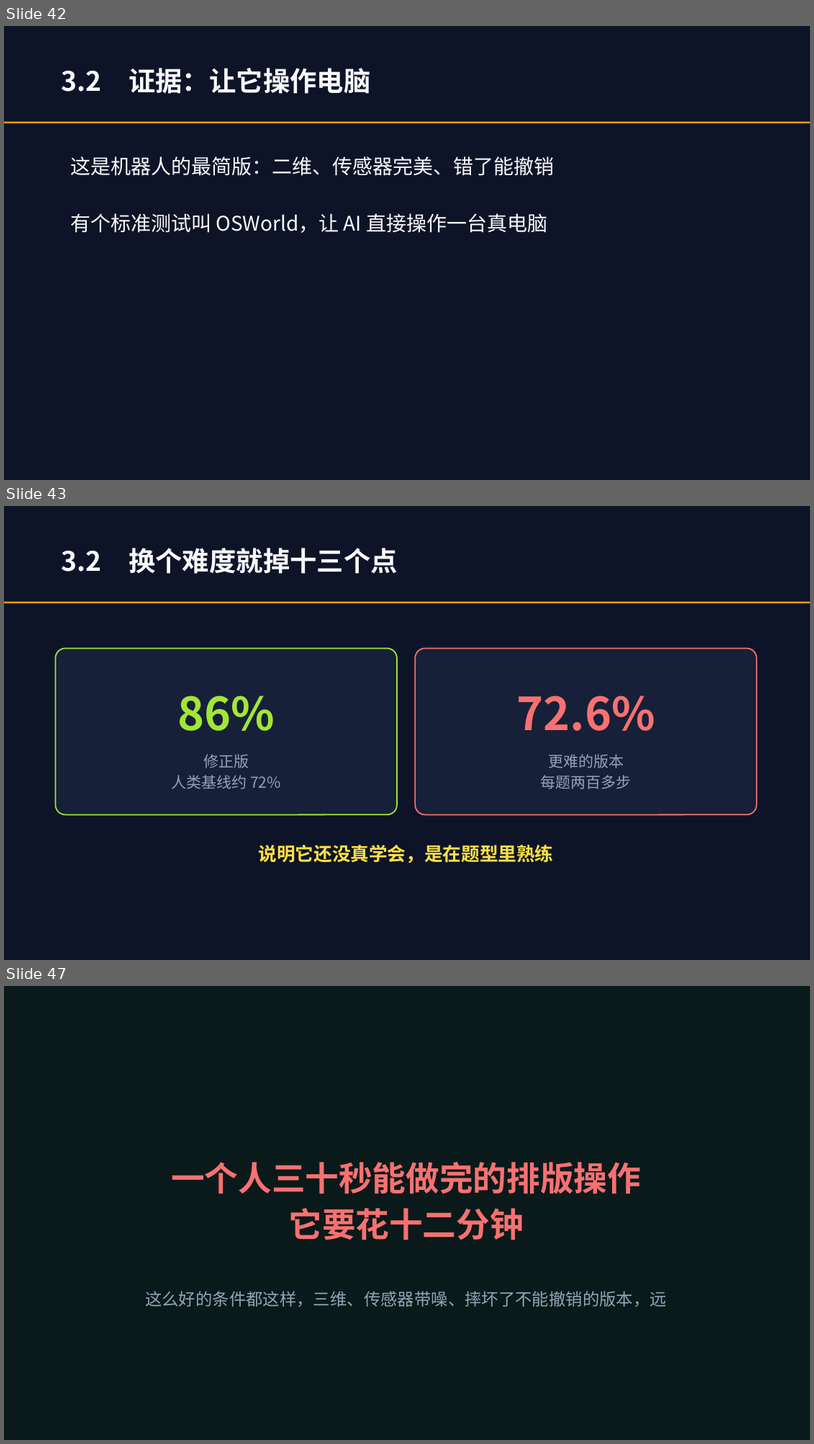
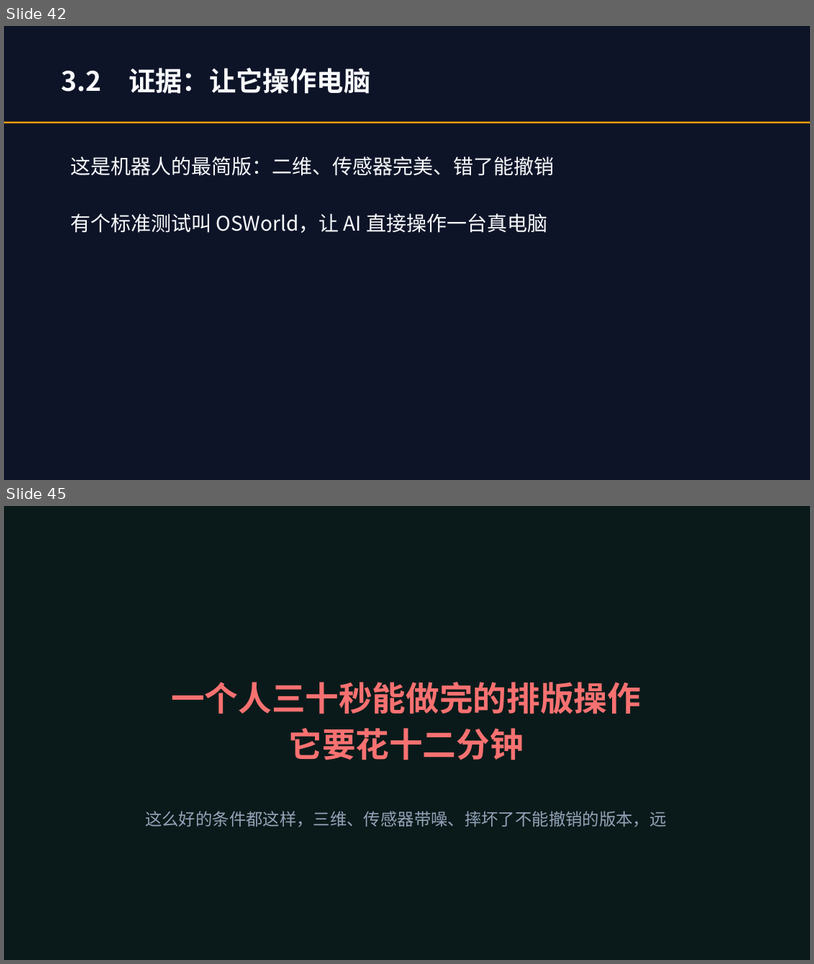
Before and after one commit to lmxxf/ai-theorys-study, a slide deck: wechat/curriculum/智能通识课.pptx. Shown one above the other, each under a label of ours: slides 42, 43 and 47 before the commit, slides 42 and 45 after it; the slides between them are not shown. The pictures are 814x1444 and 814x964 pixels, drawn with LibreOffice and Linux fonts; fonts in the diff are those of the drawing. Boxes give left, top, right and bottom in pixels: in the first picture for what was removed or moved away, otherwise in the second. Text is boxed around its words. In the diff, an @@ line names an element or a change of style, - is before the commit and + after.

```diff
--- a/wechat/curriculum/智能通识课.pptx
+++ b/wechat/curriculum/智能通识课.pptx
@@ slide 43 removed at bbox=[4, 506, 810, 960], background #0E1428 @@
@@ text removed at bbox=[62, 548, 398, 574] @@
-3.2 换个难度就掉十三个点
@@ rectangle removed at bbox=[4, 602, 810, 603] @@
@@ rounded rectangle removed at bbox=[55, 648, 397, 815] @@
@@ rounded rectangle removed at bbox=[415, 648, 757, 815] @@
@@ text removed at bbox=[178, 695, 275, 731] @@
-86%
@@ text removed at bbox=[517, 695, 656, 731] @@
-72.6%
@@ text removed at bbox=[172, 754, 281, 789] @@
-修正版
-人类基线约 72%
@@ text removed at bbox=[541, 754, 632, 789] @@
-更难的版本
-每题两百多步
@@ text removed at bbox=[259, 844, 554, 863] @@
-说明它还没真学会，是在题型里熟练
@@ what was slide 47 is now slide 45 @@
```
Also in this commit, not shown: 5 slides changed, 1 slide added, 2 other slides removed, 2 other files.
